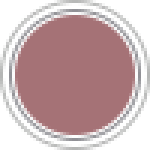
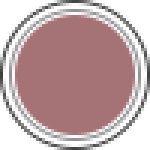
Layers edited between the first and the second 150 x 150 image:
painted on "Border" over <box>0,0,150,150</box>
